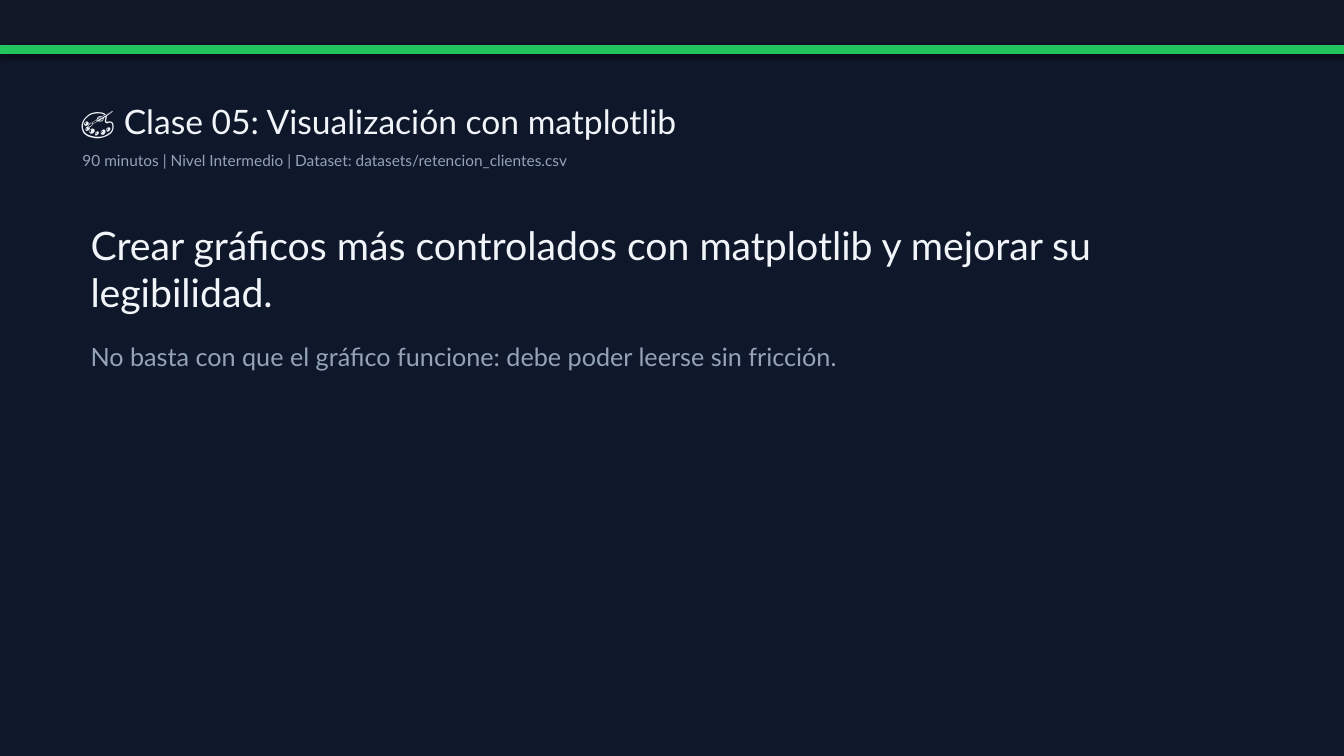
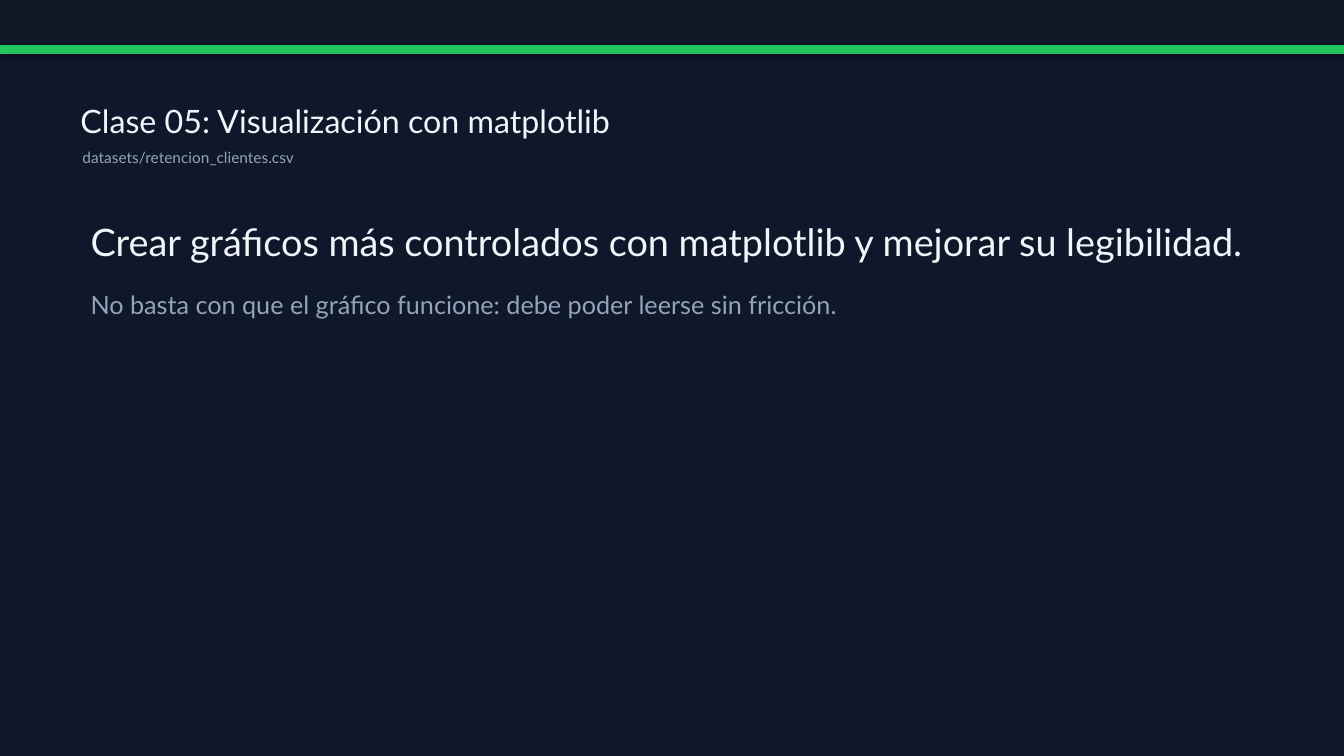
Before and after one commit to vladimiracunadev-create/python-data-science-bootcamp, a slide deck: slide 1 of docs/presentaciones/classes/clase-05-visualizacion-con-matplotlib-presentacion.pptx. Drawn at 1344x756 pixels with LibreOffice and Linux fonts; fonts in the diff are those of the drawing. Boxes give left, top, right and bottom in pixels: in the first picture for what was removed or moved away, otherwise in the second. Text is boxed around its words. In the diff, an @@ line names an element or a change of style, - is before the commit and + after.

```diff
--- a/docs/presentaciones/classes/clase-05-visualizacion-con-matplotlib-presentacion.pptx
+++ b/docs/presentaciones/classes/clase-05-visualizacion-con-matplotlib-presentacion.pptx
@@ text at [80,109,610,139]: text changed; size 24 to 23 pt @@
-🎨 Clase 05: Visualización con matplotlib
+Clase 05: Visualización con matplotlib
@@ text at [82,151,293,165]: text changed @@
-90 minutos | Nivel Intermedio | Dataset: datasets/retencion_clientes.csv
+datasets/retencion_clientes.csv
@@ text at [91,228,1242,263]: size 28 to 27 pt in "Crear gráficos más controlados con matplotlib y ..." @@
```
Also in this commit, not shown: 5 other slides changed, 2 slides added, 1 slide removed, 38 other files.
